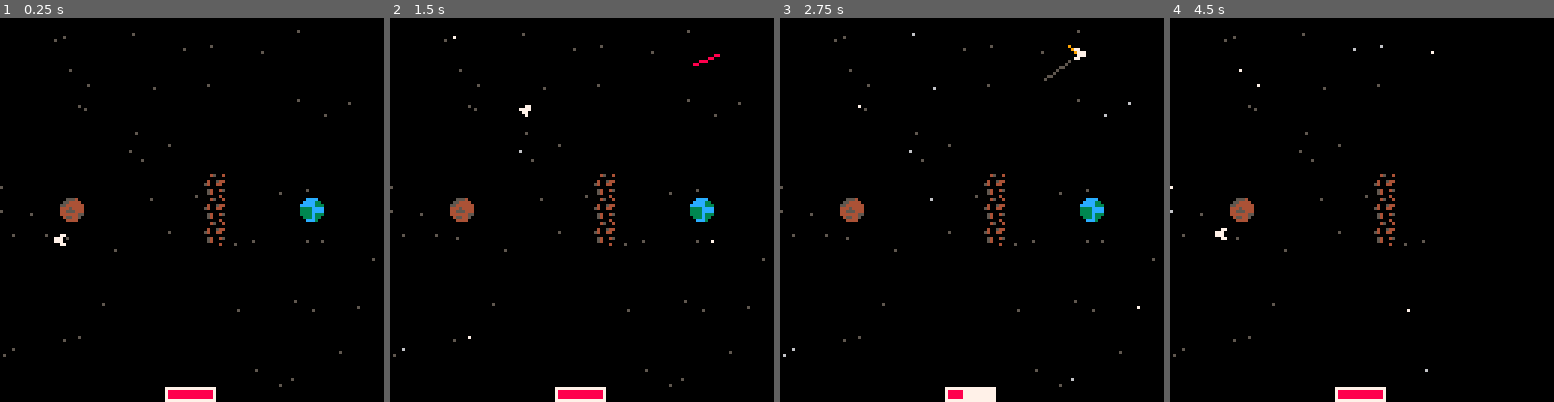
Above: before the commit, frames 1-4 (left to right).
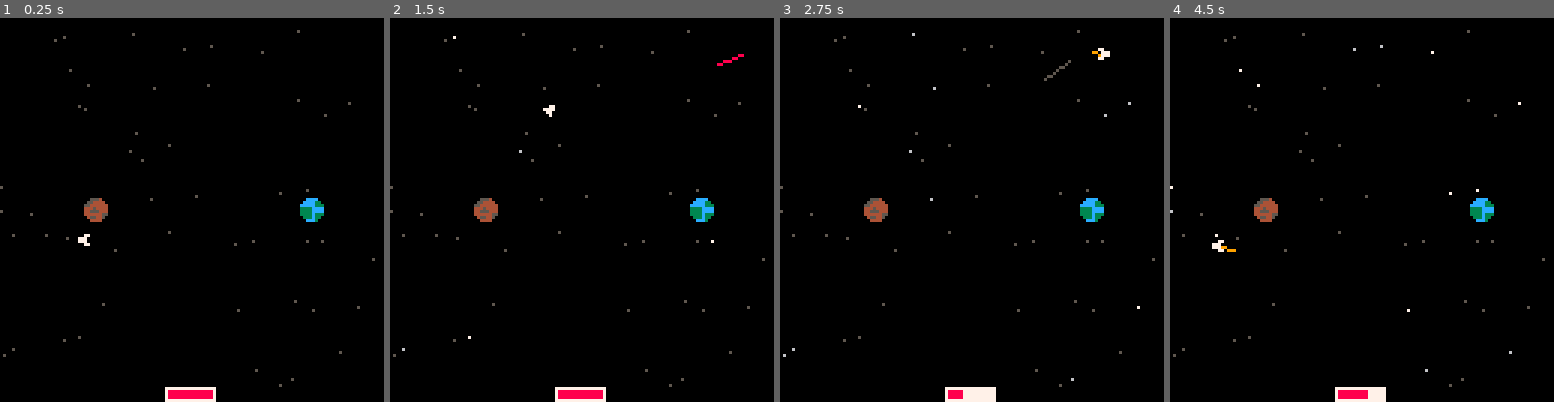
Above: after the commit, the same moments.

Repository: JEPPSER/pico-8
Game: PICO-8 cartridge cominghome/cominghome.p8
Same seed, same stepped clock (60 frames per second), same inputs: the game is played once before the commit and once after it.
Inputs:
- Up to frame 1 (0.25 s): no input
- Up to frame 2 (1.5 s): tap X (X key) at 0.33, 1.07 s; tap O (Z key) at 0.7 s
- Up to frame 3 (2.75 s): hold Right 1.6-2.1 s; tap O (Z key) at 1.7, 2.1, 2.5 s; tap X (X key) at 1.85 s; hold Right from 2.47 s (still down)
- Up to frame 4 (4.5 s): tap O (Z key) every 0.4 s from 2.9 to 4.1 s; tap X (X key) at 2.97, 4.08 s; release Right at 3.03 s; hold Left 3.08-3.58 s; hold Right from 4.02 s (still down)

The runs differ from the first frame. In frame 1, 1.1% of the frame differs, in the area x 14-59%, y 40-60%; in frame 2, 1.2%; in frame 3, 1.1%; in frame 4, 1.6%, in the area x 10-98%, y 3-100%.

Commit message:
Adds level 5 and 6

Diff:
--- a/cominghome/cominghome.p8
+++ b/cominghome/cominghome.p8
@@ -18,11 +18,13 @@
 	levels[2]=level_2()
 	levels[3]=level_3()
 	levels[4]=level_4()
-
-	planets={}
-	asteroids={}
-
-	level_index = 3
+	levels[5]=level_5()
+	levels[6]=level_6()
+
+	planets={}
+	asteroids={}
+
+	level_index = 0
 
 	stars={}
 	for i=1,50 do
@@ -137,13 +139,10 @@
 
 function level_1()
 	planets={}
-	planets[1]=make_planet(3,3,1)
-	planets[2]=make_planet(5,13,2)
-	planets[3]=make_planet(13,10,3)
-
-	asteroids={}
-	asteroids[1]=make_asteroid(8,8)
-	asteroids[2]=make_asteroid(8,7)
+	planets[1]=make_planet(13,8,1)
+	planets[2]=make_planet(4,8,2)
+
+	asteroids={}
 
 	level={}
 	level.planets = planets
@@ -152,6 +151,118 @@
 end
 
 function level_2()
+	planets={}
+	planets[1]=make_planet(13,8,1)
+	planets[2]=make_planet(4,8,2)
+
+	asteroids={}
+	asteroids[1]=make_asteroid(9,7)
+	asteroids[2]=make_asteroid(9,8)
+	asteroids[3]=make_asteroid(9,9)
+
+	level={}
+	level.planets = planets
+	level.asteroids = asteroids
+	return level
+end
+
+function level_3()
+	planets={}
+	planets[1]=make_planet(13,8,1)
+	planets[2]=make_planet(4,8,2)
+
+	asteroids={}
+	asteroids[1]=make_asteroid(7,6,true)
+	asteroids[2]=make_asteroid(7,7,true)
+	asteroids[3]=make_asteroid(7,8,true)
+	asteroids[4]=make_asteroid(7,9,true)
+
+	level={}
+	level.planets = planets
+	level.asteroids = asteroids
+	return level
+end
+
+function level_4()
+	planets={}
+	planets[1]=make_planet(8,3,1)
+	planets[2]=make_planet(8,14,2)
+
+	asteroids={}
+	asteroids[1]=make_asteroid(7,10)
+	asteroids[2]=make_asteroid(8,10)
+	asteroids[3]=make_asteroid(9,10)
+
+	asteroids[4]=make_asteroid(5,6,true)
+	asteroids[5]=make_asteroid(6,6,true)
+	asteroids[6]=make_asteroid(7,6,true)
+	asteroids[7]=make_asteroid(9,6,true)
+	asteroids[8]=make_asteroid(10,6,true)
+	asteroids[9]=make_asteroid(11,6,true)
+
+	level={}
+	level.planets = planets
+	level.asteroids = asteroids
+	return level
+end
+
+function level_5()
+	planets={}
+	planets[1]=make_planet(14,5,1)
+	planets[2]=make_planet(3,3,2)
+	planets[3]=make_planet(8,14,3)
+
+	asteroids={}
+	asteroids[1]=make_asteroid(10,1)
+	asteroids[2]=make_asteroid(9,2)
+	asteroids[3]=make_asteroid(8,3)
+	asteroids[4]=make_asteroid(7,4)
+	asteroids[5]=make_asteroid(9,7)
+	asteroids[6]=make_asteroid(10,8)
+	asteroids[7]=make_asteroid(11,9)
+	asteroids[8]=make_asteroid(12,10)
+	asteroids[9]=make_asteroid(13,11)
+
+	level={}
+	level.planets = planets
+	level.asteroids = asteroids
+	return level
+end
+
+function level_6()
+	planets={}
+	planets[1]=make_planet(10,2,1)
+	planets[2]=make_planet(9,14,2)
+	planets[3]=make_planet(14,8,3)
+	planets[4]=make_planet(3,8,4)
+
+	asteroids={}
+	asteroids[1]=make_asteroid(6,2)
+	asteroids[3]=make_asteroid(7,3)
+	asteroids[4]=make_asteroid(8,4)
+	asteroids[5]=make_asteroid(9,5)
+	asteroids[6]=make_asteroid(10,5)
+	asteroids[7]=make_asteroid(11,5)
+	asteroids[8]=make_asteroid(1,11)
+	asteroids[9]=make_asteroid(2,11)
+	asteroids[10]=make_asteroid(3,11)
+	asteroids[11]=make_asteroid(4,11)
+	asteroids[12]=make_asteroid(5,11)
+	asteroids[13]=make_asteroid(6,11)
+	asteroids[14]=make_asteroid(7,11)
+	asteroids[15]=make_asteroid(8,11)
+	asteroids[16]=make_asteroid(9,10)
+	asteroids[17]=make_asteroid(10,9)
+	asteroids[18]=make_asteroid(11,8)
+	asteroids[19]=make_asteroid(12,8)
+
+	level={}
+	level.planets = planets
+	level.asteroids = asteroids
+	return level
+end
+
+function level_22()
 	planets={}
 	planets[1]=make_planet(10,3,1)
 	planets[2]=make_planet(3,3,2)
@@ -171,7 +282,7 @@
 	return level
 end
 
-function level_3()
+function level_32()
 	planets={}
 	planets[1]=make_planet(13,15,1)
 	planets[2]=make_planet(3,13,2)
@@ -195,7 +306,7 @@
 	return level
 end
 
-function level_4()
+function level_42()
 	planets={}
 	planets[1]=make_planet(13,8,1)
 	planets[2]=make_planet(3,8,2)
@@ -308,6 +419,8 @@
 		s.death_timer = 0
 	end
 
+	printh(s.y)
+
 	if s.planet == -1 and s.cooldown <= 0 then
 		index = planet_collision()
 		s.planet = index
@@ -384,7 +497,7 @@
 	if (explosion == nil and (asteroid_index > -1)) then
 		s.death_timer = 0.7
 		explosion = make_particle_explosion(s.x,s.y,50)
-		s.x = 999
+		s.x = 64
 	end
 end
 
@@ -401,7 +514,7 @@
 
 function draw_ship()
 	if (s.thrust_direction != 0) then
-		a = s.angle + 0.4 * s.thrust_direction
+		a = s.angle + 0.45 * s.thrust_direction
 		x2 = s.x + cos(a) * 0.6
 		y2 = s.y - sin(a) * 0.6
 		line(s.x*8,s.y*8,x2*8,y2*8,9)
